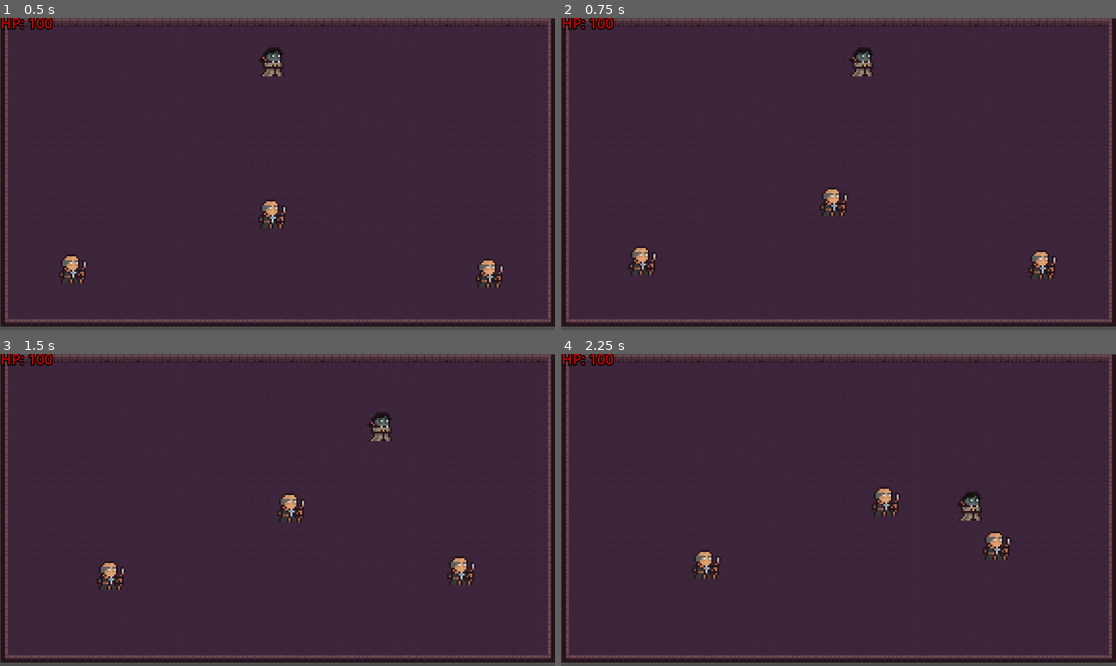
Above: before the commit, frames 1-4 (two rows, left to right).
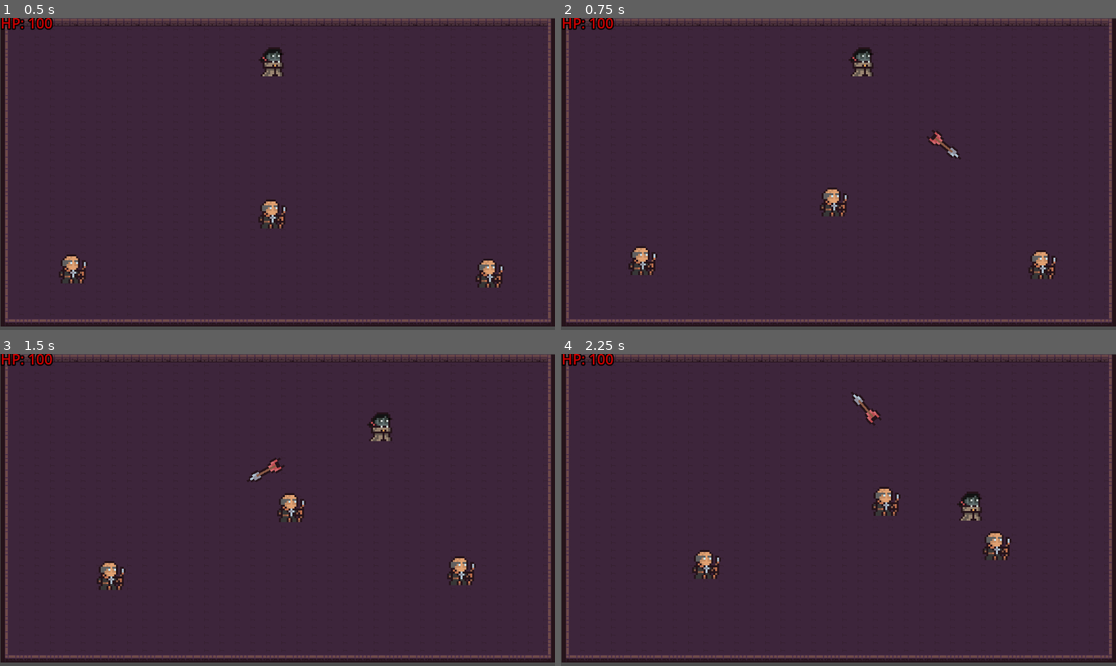
Above: after the commit, the same moments.

Repository: Unnamed-Roguelike-Game/Game
Game: Godot game, scene res://Game.tscn
Two runs of this game, one before a commit and one after it. Both use one fixed random seed, a clock stepped at 60 frames per second and the inputs below.
Inputs (mouse positions are in pixels of both pictures, inside the frame that each line leads up to):
- Up to frame 1 (0.5 s): no input
- Up to frame 2 (0.75 s): move the mouse to (960, 158) at 0.52 s; hold D (right) from 0.53 s (still down); click (960, 158) at 0.6 s
- Up to frame 3 (1.5 s): move the mouse to (166, 525) at 1.27 s; release D (right) at 1.28 s; hold S (down) from 1.28 s (still down); click (166, 525) at 1.35 s
- Up to frame 4 (2.25 s): move the mouse to (894, 441) at 2.02 s; release S (down) at 2.03 s; hold D (right) from 2.03 s (still down); click (894, 441) at 2.1 s

Frame 1 is identical in both runs. In frame 2, 0.2% of the frame differs, in the area x 65-73%, y 35-46%; in frame 3, 0.2%; in frame 4, 0.2%.

Commit message:
Allowed player to shoot projectiles

Diff:
--- /dev/null
+++ b/Unnamed Roguelike Game/Player Arrow.gd
@@ -0,0 +1,11 @@
+extends Area2D
+
+var speed = 500
+
+func _physics_process(delta):
+	position += transform.y * speed * delta
+
+
+func _on_body_entered(body):
+	if !(body.is_in_group("Player")):
+		queue_free()
--- a/Unnamed Roguelike Game/Player.gd
+++ b/Unnamed Roguelike Game/Player.gd
@@ -1,17 +1,23 @@
 extends CharacterBody2D
 
-var player_speed = 300.0
+@export var player_speed = 300.0
 
 @onready var player_health = 100
 
 var enemies_in_hitbox = []
 
+@export var Arrow : PackedScene
 
+@onready var arrow_direction = $"Projectile Spawn"
 
 func _physics_process(delta):
 
 	var input_direction = Input.get_vector("left", "right", "up", "down").normalized()
+
 	velocity = input_direction * player_speed * delta
+
+	if Input.is_action_just_pressed("shoot"):
+		shoot()
 
 	move_and_collide(velocity)
 
@@ -19,6 +25,13 @@
 func _player_death():
 	if player_health <= 0:
 		self.queue_free()
+
+func shoot():
+	var arrow = Arrow.instantiate()
+	arrow_direction.look_at(get_global_mouse_position())
+	owner.add_child(arrow)
+	arrow.transform = $"Projectile Spawn".global_transform
+
 
 
 func _player_hit():
@@ -43,13 +56,11 @@
 			enemies_in_hitbox.push_back(body.name)
 		if modulate.a == 1:
 			_player_hit()
-		#print(enemies_in_hitbox)
 
 
 func _on_hurtbox_body_exited(body):
 	if "Enemy" in body.name:
 		enemies_in_hitbox.pop_back()
-		#print(enemies_in_hitbox)
 
 
 func _on_hurt_timer_timeout():
--- a/Unnamed Roguelike Game/Player.tscn
+++ b/Unnamed Roguelike Game/Player.tscn
@@ -1,6 +1,7 @@
-[gd_scene load_steps=7 format=3 uid="uid://b06g5m8ciufci"]
+[gd_scene load_steps=8 format=3 uid="uid://b06g5m8ciufci"]
 
 [ext_resource type="Script" path="res://Player.gd" id="1_mnvdn"]
+[ext_resource type="PackedScene" uid="uid://vpxnb4ig426g" path="res://Player_Projectile.tscn" id="2_515bq"]
 [ext_resource type="Texture2D" uid="uid://q27rjo51gs7l" path="res://assets/placeholder assets/character and tileset/Dungeon_Character_2.png" id="2_mu5ym"]
 
 [sub_resource type="CapsuleShape2D" id="CapsuleShape2D_lacq0"]
@@ -26,30 +27,35 @@
 radius = 7.5
 height = 17.5
 
-[node name="Player" type="CharacterBody2D"]
+[node name="Player" type="CharacterBody2D" groups=["Player"]]
 scale = Vector2(4, 4)
 motion_mode = 1
 platform_on_leave = 2
 platform_floor_layers = 4278190080
 script = ExtResource("1_mnvdn")
+Arrow = ExtResource("2_515bq")
 
-[node name="CollisionShape2D" type="CollisionShape2D" parent="."]
+[node name="CollisionShape2D" type="CollisionShape2D" parent="." groups=["Player"]]
 shape = SubResource("CapsuleShape2D_lacq0")
 metadata/_edit_lock_ = true
 
-[node name="AnimatedSprite2D" type="AnimatedSprite2D" parent="."]
+[node name="AnimatedSprite2D" type="AnimatedSprite2D" parent="." groups=["Player"]]
 sprite_frames = SubResource("SpriteFrames_rjec6")
 metadata/_edit_lock_ = true
 
-[node name="Hurtbox" type="Area2D" parent="."]
+[node name="Hurtbox" type="Area2D" parent="." groups=["Player"]]
+metadata/_edit_lock_ = true
 
-[node name="CollisionShape2D" type="CollisionShape2D" parent="Hurtbox"]
+[node name="CollisionShape2D" type="CollisionShape2D" parent="Hurtbox" groups=["Player"]]
 shape = SubResource("CapsuleShape2D_pcabg")
 debug_color = Color(0.988235, 0, 0.286275, 0)
+metadata/_edit_lock_ = true
 
-[node name="Hurt_Timer" type="Timer" parent="."]
+[node name="Hurt_Timer" type="Timer" parent="." groups=["Player"]]
 wait_time = 1.5
 one_shot = true
+
+[node name="Projectile Spawn" type="Marker2D" parent="." groups=["Player"]]
 
 [connection signal="body_entered" from="Hurtbox" to="." method="_on_hurtbox_body_entered"]
 [connection signal="body_exited" from="Hurtbox" to="." method="_on_hurtbox_body_exited"]
--- a/Unnamed Roguelike Game/Player_Projectile.tscn
+++ b/Unnamed Roguelike Game/Player_Projectile.tscn
@@ -1,23 +1,10 @@
 [gd_scene load_steps=4 format=3 uid="uid://vpxnb4ig426g"]
 
+[ext_resource type="Script" path="res://Player Arrow.gd" id="1_6yl53"]
 [ext_resource type="Texture2D" uid="uid://c3yn3c7tv4inn" path="res://assets/placeholder assets/items and trap_animation/arrow/Just_arrow.png" id="1_rxr3l"]
 
 [sub_resource type="GDScript" id="GDScript_fympw"]
 script/source = "extends Node2D
-
-
-# Called when the node enters the scene tree for the first time.
-func _ready():
-	pass # Replace with function body.
-
-
-# Called every frame. 'delta' is the elapsed time since the previous frame.
-func _process(delta):
-	pass
-"
-
-[sub_resource type="GDScript" id="GDScript_vx6pv"]
-script/source = "extends Area2D
 
 
 # Called when the node enters the scene tree for the first time.
@@ -35,7 +22,7 @@
 
 [node name="Player Arrow" type="Area2D" parent="."]
 rotation = -1.5708
-script = SubResource("GDScript_vx6pv")
+script = ExtResource("1_6yl53")
 
 [node name="Sprite2D" type="Sprite2D" parent="Player Arrow"]
 position = Vector2(-8, -6)
@@ -46,3 +33,5 @@
 [node name="CollisionPolygon2D" type="CollisionPolygon2D" parent="Player Arrow"]
 position = Vector2(-1, 0)
 polygon = PackedVector2Array(0, 21, 2, 21, 3, 18, 4, 16, 4, 13, 3, 12, 3, 9, -1, 9, -1, 12, -2, 13, -2, 16, -1, 18)
+
+[connection signal="body_entered" from="Player Arrow" to="Player Arrow" method="_on_body_entered"]
--- a/Unnamed Roguelike Game/project.godot
+++ b/Unnamed Roguelike Game/project.godot
@@ -41,6 +41,11 @@
 , Object(InputEventKey,"resource_local_to_scene":false,"resource_name":"","device":-1,"window_id":0,"alt_pressed":false,"shift_pressed":false,"ctrl_pressed":false,"meta_pressed":false,"pressed":false,"keycode":0,"physical_keycode":4194321,"key_label":0,"unicode":0,"echo":false,"script":null)
 ]
 }
+shoot={
+"deadzone": 0.5,
+"events": [Object(InputEventMouseButton,"resource_local_to_scene":false,"resource_name":"","device":-1,"window_id":0,"alt_pressed":false,"shift_pressed":false,"ctrl_pressed":false,"meta_pressed":false,"button_mask":1,"position":Vector2(168, 7),"global_position":Vector2(172, 50),"factor":1.0,"button_index":1,"canceled":false,"pressed":true,"double_click":false,"script":null)
+]
+}
 
 [rendering]
 
